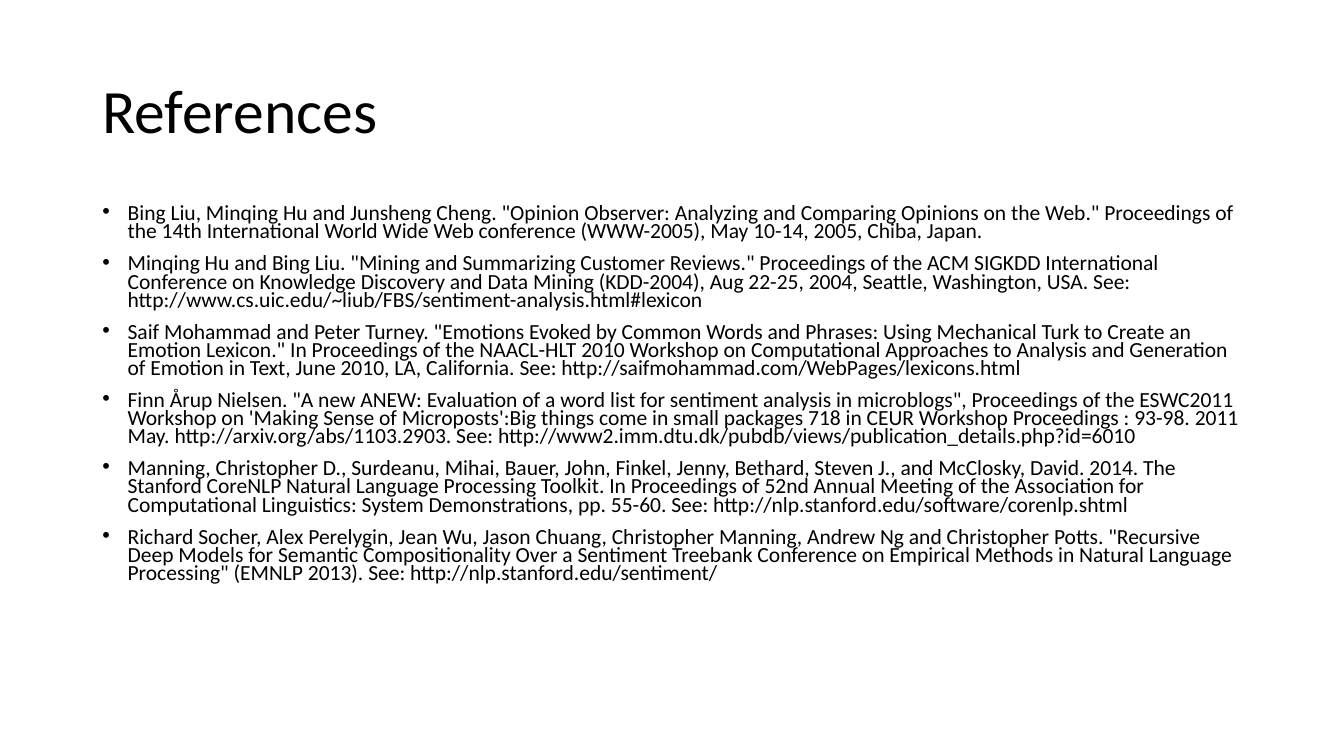
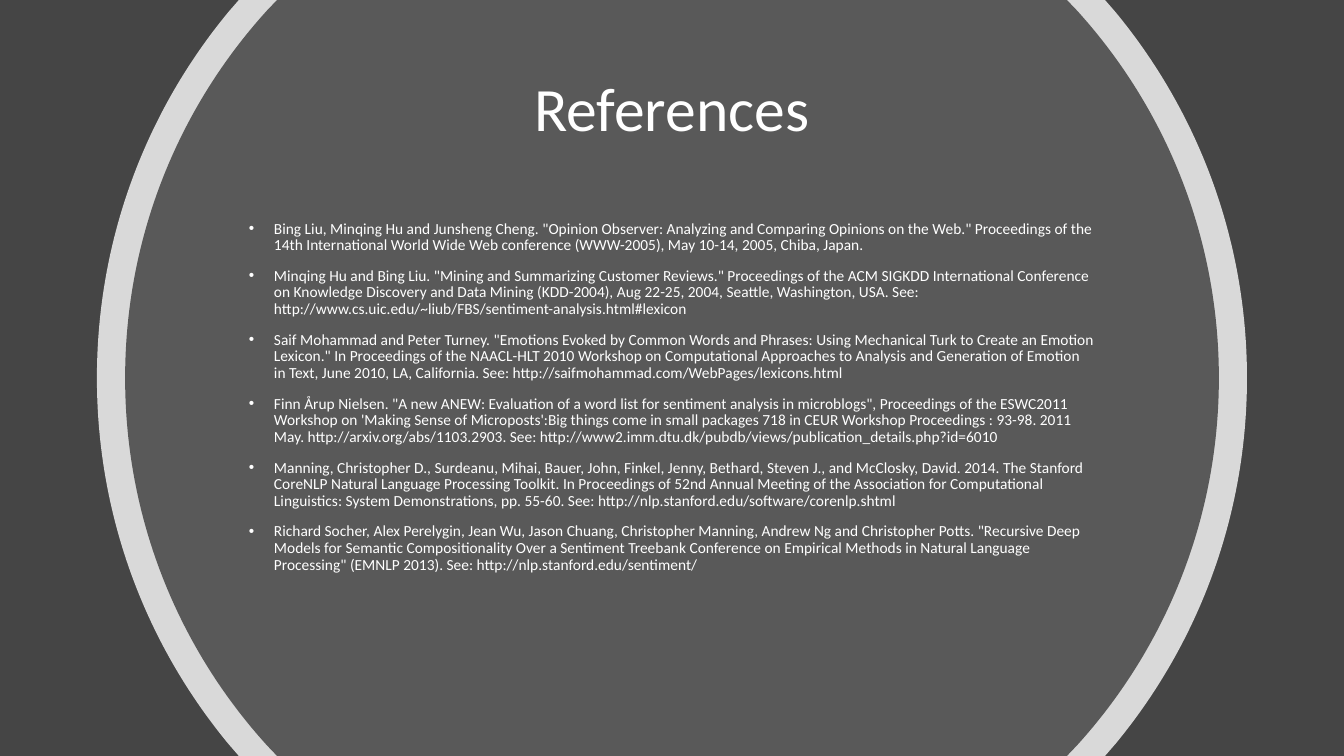
Before and after one commit to HTHgithub/Sentiment_Analysis_Of_Airline_News_Sources, a slide deck: slide 18 of FinalPresentation.pptx. Drawn at 1344x756 pixels with LibreOffice and Linux fonts; fonts in the diff are those of the drawing. Boxes give left, top, right and bottom in pixels: in the first picture for what was removed or moved away, otherwise in the second. Text is boxed around its words. In the diff, an @@ line names an element or a change of style, - is before the commit and + after.

```diff
--- a/FinalPresentation.pptx
+++ b/FinalPresentation.pptx
@@ background #FFFFFF to #454545 @@
@@ freeform shape added at [97,0,1247,756], fill #FFFFFF at 80% opacity @@
@@ freeform shape added at [125,0,1219,756], fill #595959 @@
@@ title "References": place and size @@
-title "References" at [102,90,377,134]
+title "References" at [534,89,809,132]
@@ title "References" at [534,89,809,132]: text colour #000000 to #FFFFFF; alignment left to centre @@
@@ text "Bing Liu, Minqing Hu and ...": place and size @@
-text "Bing Liu, Minqing Hu and ..." at [128,205,1239,584]
+text "Bing Liu, Minqing Hu and ..." at [274,223,1094,573]
@@ text "Bing Liu, Minqing Hu and ..." at [274,223,1094,573]: size 15.4 to 11 pt, text colour #000000 to #FFFFFF; line spacing 0.7 to 0.9 @@
```
Also in this commit, not shown: 2 other slides changed.
